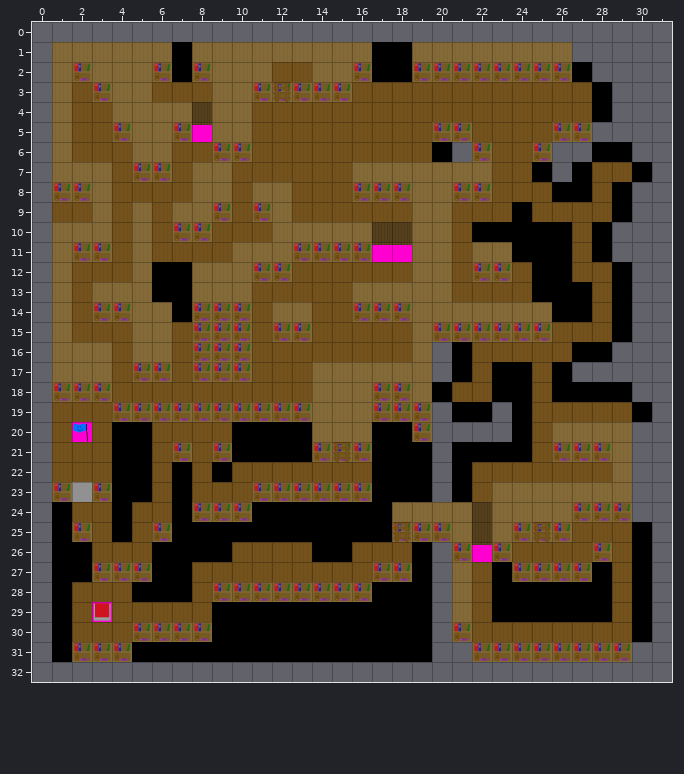
Two states of a Tiled map, levels/level2/level2.tmx. The picture above is the old version.
Cells are 64x64 px. Shown: x 0..31, y 0..32. The old version is drawn lined up with the new one.
And afterwards:
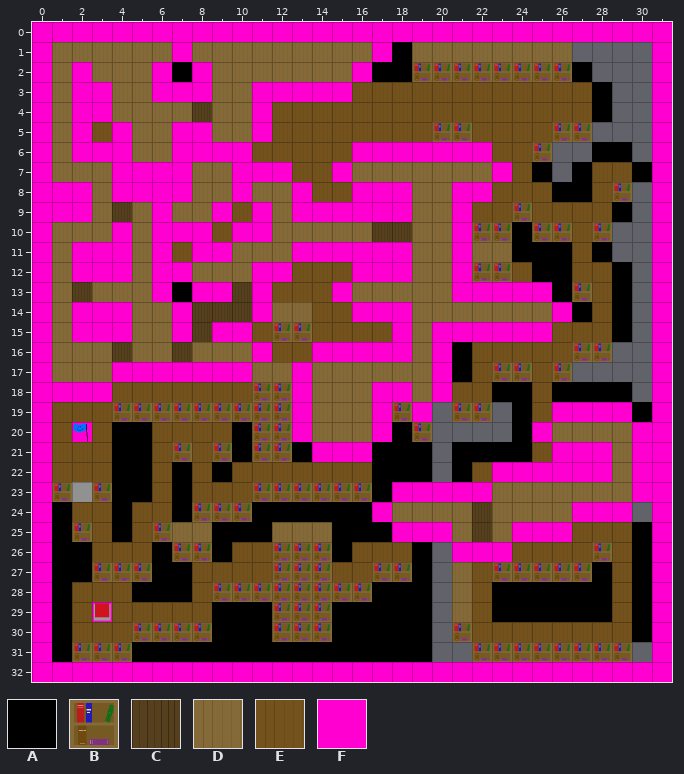
Key: from "spritesheet": A 0, B 1, C 2, D 4, E 5, F 10.
_ is an empty cell, # one hidden under a higher layer.
Tiles replaced or removed in this view: A, B, D, E.
What changed:
Changed rows in their new state; . is an unchanged cell.
map size 30x31 -> 32x33 cells (old content now starts at 1,1; both pictures use the new coordinates)
Layer "back":
first column x 6:
12 ##
14 .#
Layer "back2":
first column x 21:
 8 ........B
 9 ...B.....
10 .BB.BB.B.
13 ......B..
16 ......BB.
17 ..BB.B...
19 BB.......
first column x 23:
27 B
Layer "front":
first column x 12:
 2 DD
first column x 4:
 9 C
first column x 2:
13 C.......C
14 ......CCC
15 ......C..
16 ..C..C...
Layer "front2":
first column x 0:
 0 FFFFFFFFFFFFFFFFFFFFFFFFFFFFFFFF
 1 F......F.........F.............F
 2 F.F...F.F.......F..............F
 3 F.FF..FFF..FFFFF...............F
 4 F.FF.......F...................F
 5 F.F.F..FF..F...................F
 6 F.FFF..FFFF.....FFFFFFF........F
 7 F...FFFF..FFF..F.......F.......F
 8 FFF.FFFF..F..F..FFF..FF........F
 9 FFF...F..F.F.FFFFFF..F.........F
10 F...F.FFF.FF.........F.........F
11 F.FFF.F.FF...FFFFFF..F.........F
12 F.FFF.FF...FF...FFF..F.........F
13 F.....F.FF.F...F.....FFFFF.....F
14 F.FFF..F...F....FFF.......F....F
15 F.FFF..F.FF.......F.FFFFFF.....F
16 F..........F..FFFFF.F..........F
17 F...FFFFFFF..F......F..........F
18 FFFF.........F...FF.F..........F
19 F............F...F.F......FFFF.F
20 F............F...F.......F....FF
21 F.............FFF.........FFF.FF
22 F......................FFFFFF.FF
23 F.................FFFFF.......FF
24 F................F.........FFF.F
25 F.................FFF...FFF....F
26 F....................FFF.......F
27 F..............................F
28 F..............................F
29 F..............................F
30 F..............................F
31 F..............................F
32 FFFFFFFFFFFFFFFFFFFFFFFFFFFFFFFF
Layer "front3":
first column x 8:
13 ___..
14 ___..
15 ___..
16 ___..
17 ...DD
18 ...BB
20 ...BB
21 ...BB
first column x 7:
25 DD...DDD
26 BB...BBB
27 .....BBB
29 .....BBB
30 .....BBB
